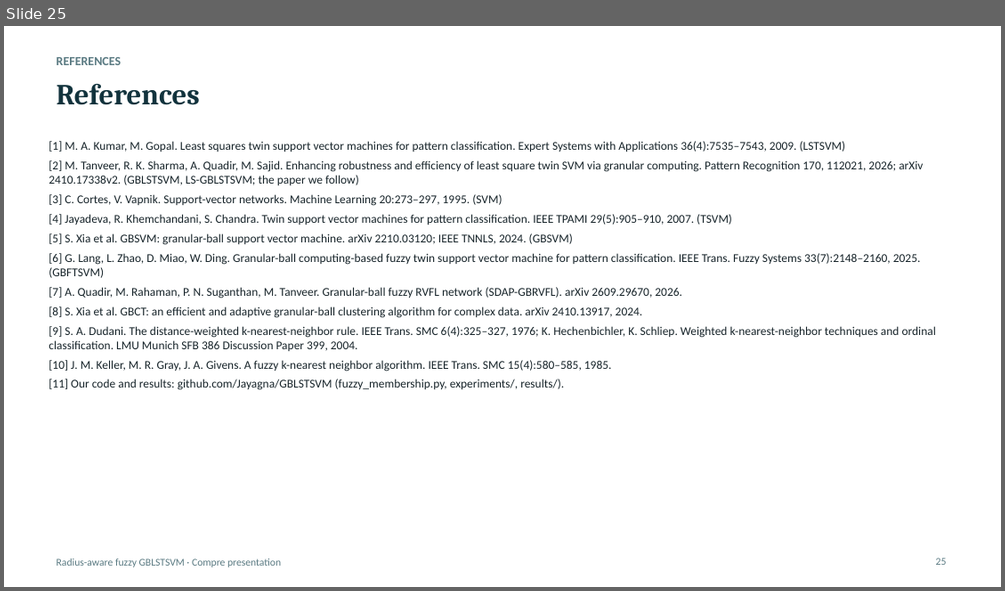
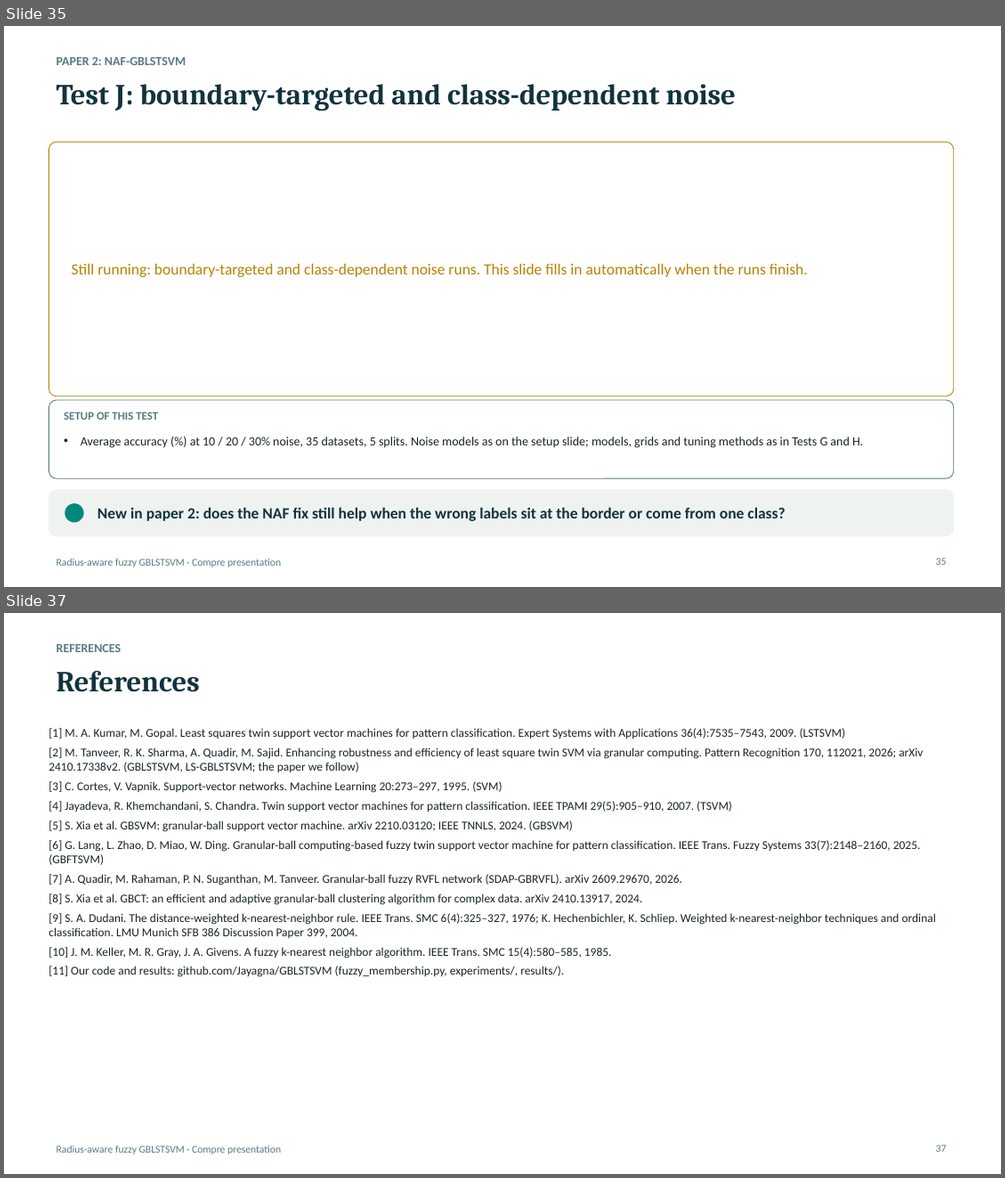
Before and after one commit to Jayagna/GBLSTSVM, a slide deck: reports/compre/compre_presentation.pptx. Shown one above the other, each under a label of ours: slide 25 before the commit, slides 35 and 37 after it; the slides between them are not shown. The pictures are 1005x591 and 1005x1178 pixels, drawn with LibreOffice and Linux fonts; fonts in the diff are those of the drawing. Boxes give left, top, right and bottom in pixels: in the first picture for what was removed or moved away, otherwise in the second. Text is boxed around its words. In the diff, an @@ line names an element or a change of style, - is before the commit and + after.

```diff
--- a/reports/compre/compre_presentation.pptx
+++ b/reports/compre/compre_presentation.pptx
@@ slide 35 added at [4, 26, 1001, 587], background #FFFFFF; not listed: 1 template element that a slide beside it also shows @@
@@ text added at [57, 57, 186, 65], 12 pt, text #5A7A82, bold @@
+PAPER 2: NAF-GBLSTSVM
@@ title added at [57, 84, 736, 111], 28 pt, text #12333D, bold @@
+Test J: boundary-targeted and class-dependent noise
@@ rounded rectangle added at [48, 142, 954, 396], fill #FFFFFF, outline #B88200 0.75 pt @@
@@ text added at [72, 264, 808, 277], 15 pt, text #B88200 @@
+Still running: boundary-targeted and class-dependent noise runs. This slide fills in automatically when the runs finish.
@@ rounded rectangle added at [48, 400, 954, 478], fill #FFFFFF, outline #5A7A82 0.75 pt @@
@@ text added at [64, 411, 158, 419], 11 pt, text #5A7A82, bold @@
+SETUP OF THIS TEST
@@ text added at [81, 436, 863, 448], 12 pt, text #17242A @@
+• Average accuracy (%) at 10 / 20 / 30% noise, 35 datasets, 5 splits. Noise models as on the setup slide; models, grids and tuning methods as in Tests G and H.
@@ rounded rectangle added at [48, 490, 954, 536], fill #EEF3F2, outline #EEF3F2 0.75 pt @@
@@ ellipse added at [65, 504, 83, 522], fill #00897B, outline #00897B 1 pt @@
@@ text added at [97, 507, 785, 521], 15 pt, text #12333D, bold @@
+New in paper 2: does the NAF fix still help when the wrong labels sit at the border or come from one class?
@@ page number added at [936, 557, 947, 564], 10 pt, text #5A7A82 @@
+35
@@ what was slide 25 is now slide 37 @@
@@ page number at [936, 1144, 947, 1151]: text changed @@
-25
+37
```
Also in this commit, not shown: 11 other slides added, 6 other files.
